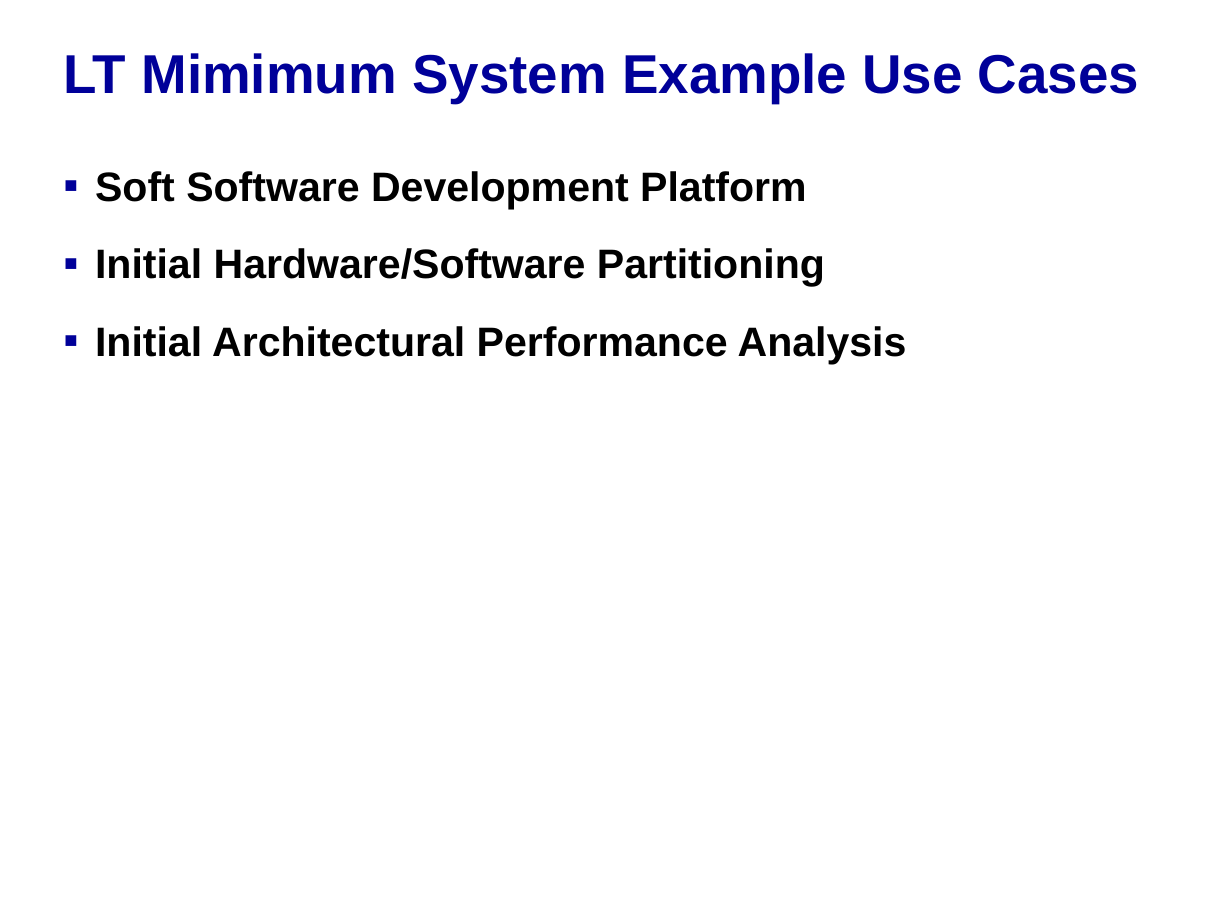
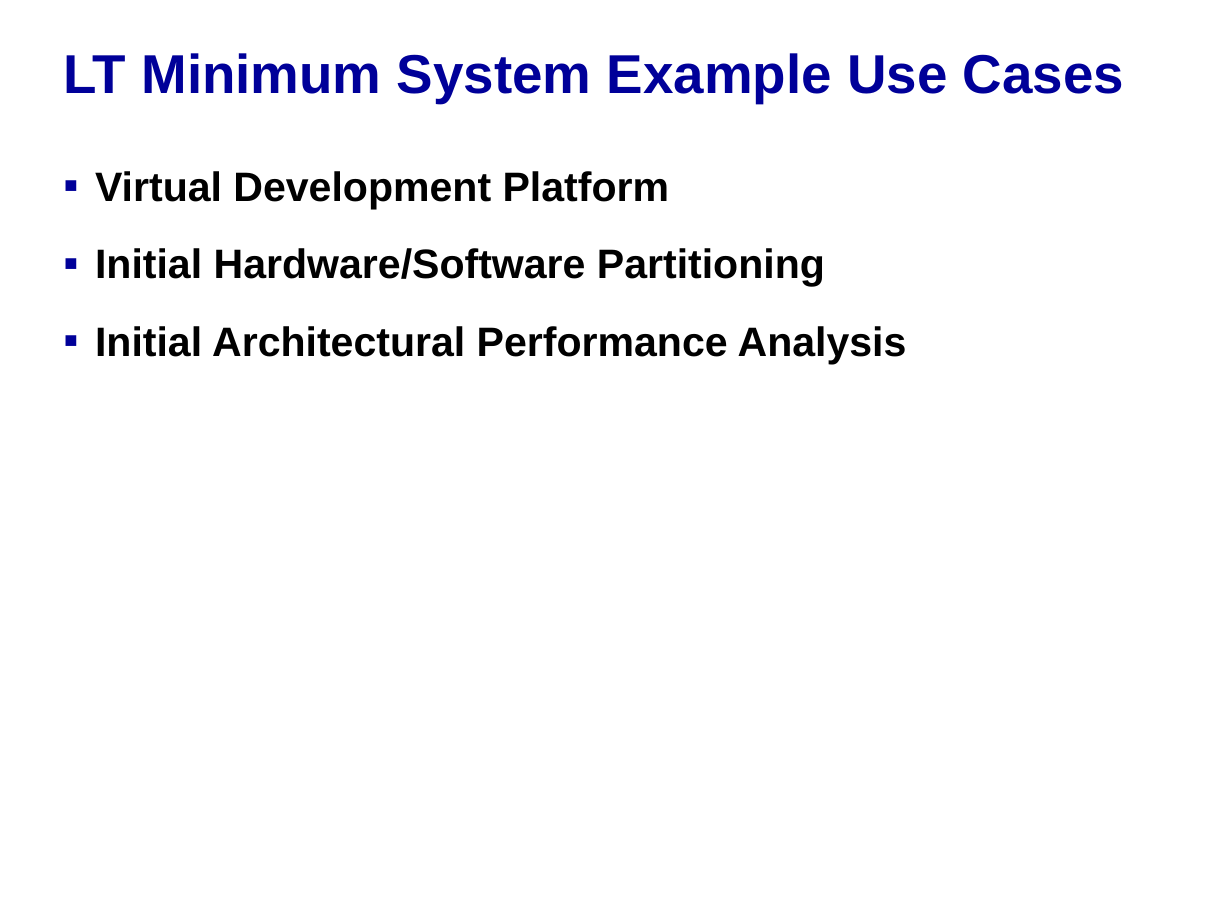
Before and after one commit to accellera-official/systemc, a slide deck: slide 2 of examples/tlm/lt_min_system/docs/lt_min_system_example.ppt. Drawn at 1232x924 pixels with LibreOffice and Linux fonts; fonts in the diff are those of the drawing; background and template pictures are left out. Boxes give left, top, right and bottom in pixels: in the first picture for what was removed or moved away, otherwise in the second. Text is boxed around its words. In the diff, an @@ line names an element or a change of style, - is before the commit and + after.

```diff
--- a/examples/tlm/lt_min_system/docs/lt_min_system_example.ppt
+++ b/examples/tlm/lt_min_system/docs/lt_min_system_example.ppt
@@ title at bbox=[63, 53, 1124, 103]: text changed @@
-LT Mimimum System Example Use Cases
+LT Minimum System Example Use Cases
@@ text at bbox=[95, 171, 670, 209]: text changed @@
-▪ Soft Software Development Platform
+▪ Virtual Development Platform
```
Also in this commit, not shown: 7 other slides changed.
